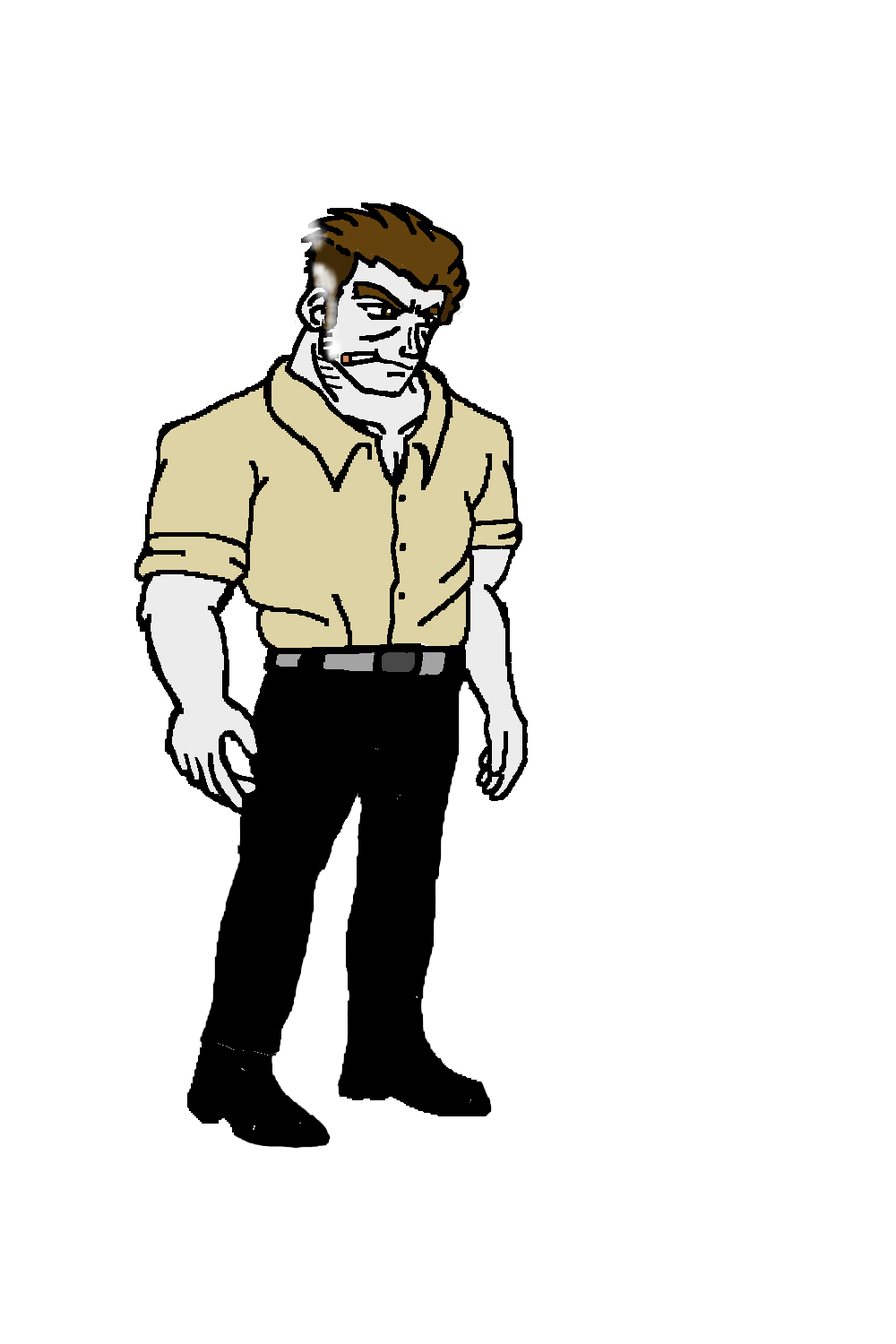
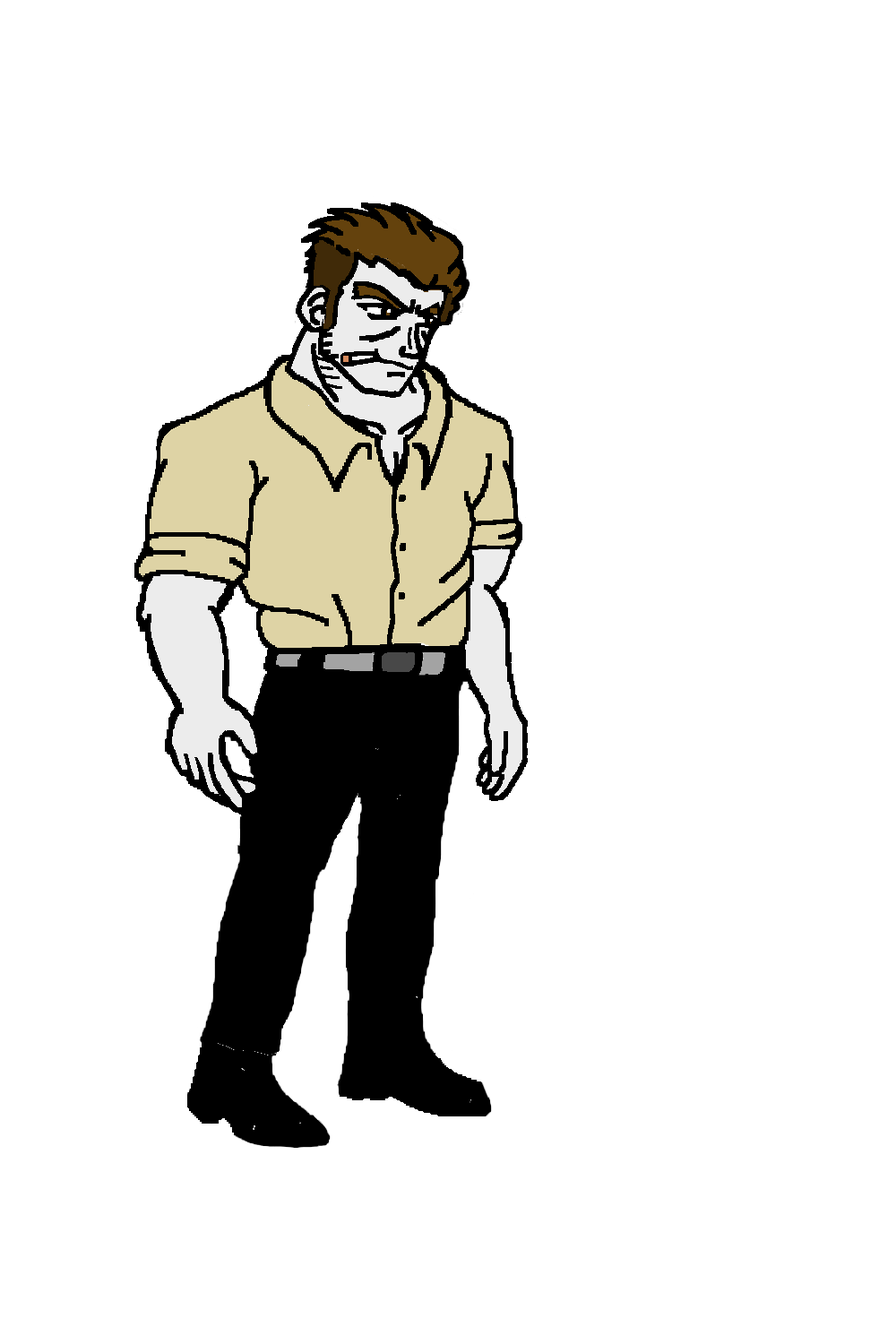
Layered file, before and after one edit (896x1344). Changes by layer:
added group "Idle1" with 13 layers above "Avant" over 300, 217, 344, 363
renamed "Idle1" to "Tenue2", moved it into group "Idle1" over 300, 217, 344, 363
hid "Smoke1", moved it into group "Idle1" over 300, 217, 344, 363
